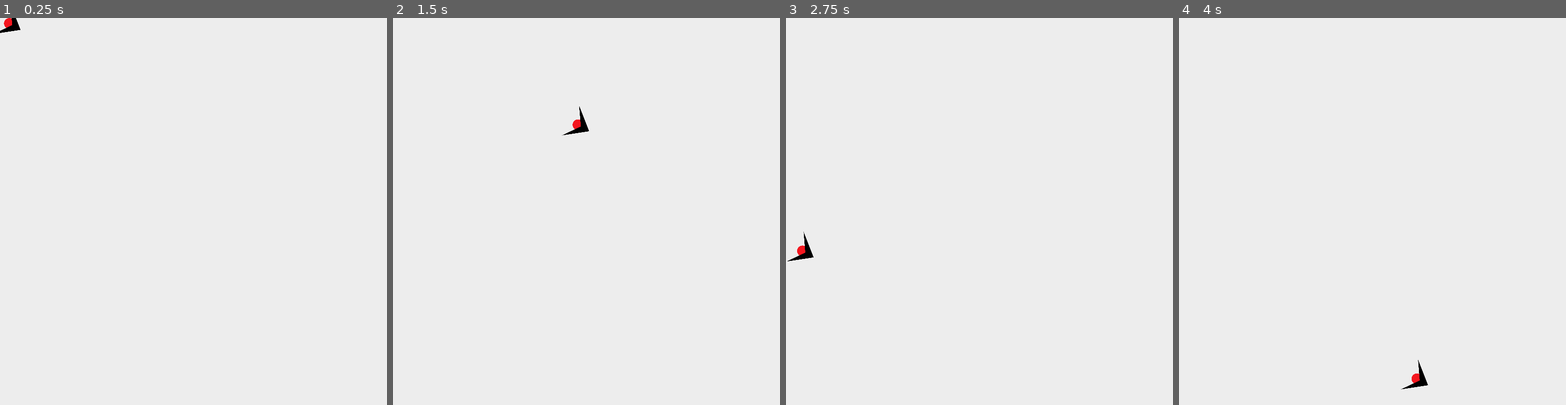
Above: before the commit, frames 1-4 (left to right).
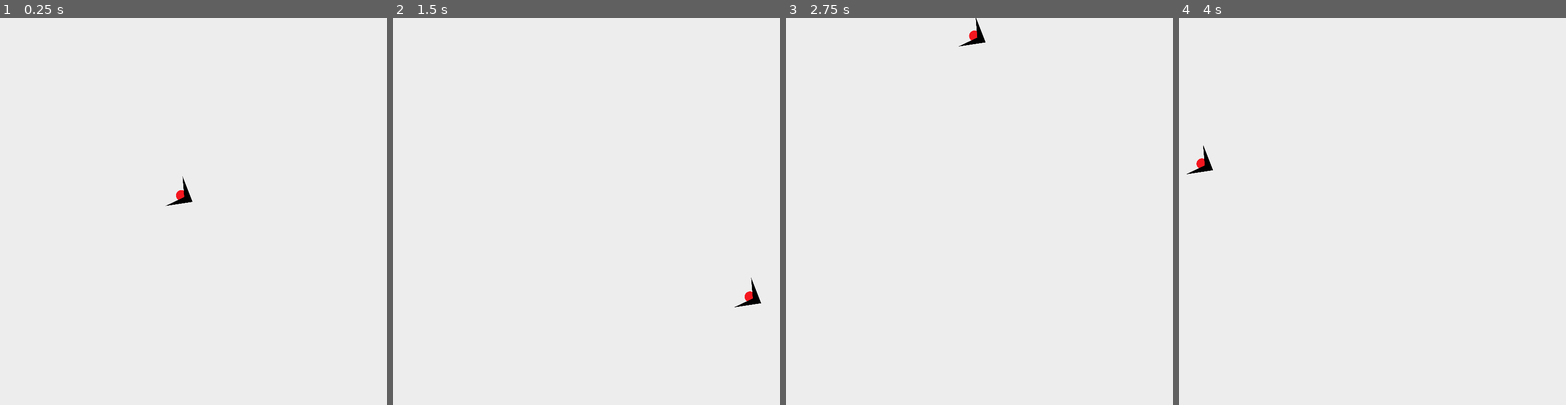
Above: after the commit, the same moments.

Repository: creikey/orbiters
Game: Godot game, scene res://Main.tscn
The game is run twice, just before and just after one commit, with the same random seed, the same clock (stepped at 60 frames per second) and the same inputs.
Inputs:
- Up to frame 1 (0.25 s): no input
- Up to frame 2 (1.5 s): no input
- Up to frame 3 (2.75 s): no input
- Up to frame 4 (4 s): no input

The runs differ from the first frame. In frame 1, 0.3% of the frame differs, in the area x 0-50%, y 0-49%; in frame 2, 0.3%, in the area x 43-96%, y 22-75%; in frame 3, 0.3%; in frame 4, 0.3%.

Commit message:
Improve player editor interaction, start in center

Diff:
--- a/src/Main.tscn
+++ b/src/Main.tscn
@@ -9,8 +9,12 @@
 [node name="Main" type="Node2D"]
 
 [node name="Player" type="RigidBody2D" parent="."]
+position = Vector2( 400, 400 )
 rotation = 0.523599
 script = ExtResource( 2 )
+__meta__ = {
+"_edit_group_": true
+}
 
 [node name="Sprite" type="Sprite" parent="Player"]
 rotation = 1.5708
